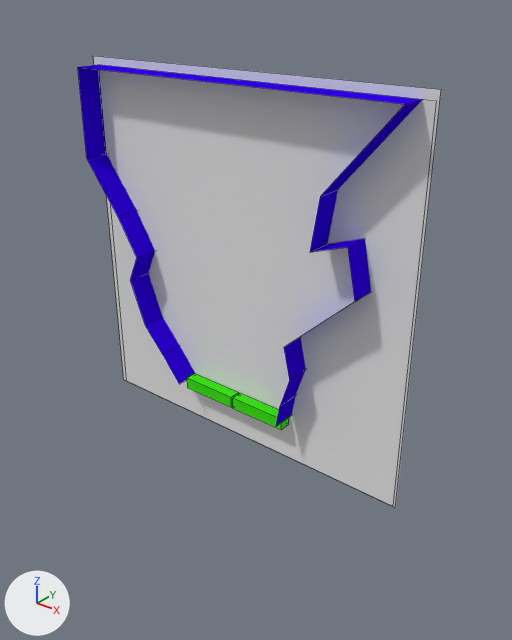
An edit to the Blender file design/blendFile/pyweek22.blend, drawn before and after from the same camera.
Both versions are drawn from a camera (50 mm lens) standing at (22.3, -26.6, 14.4) and looking at (1.3, -0.3, -2.0). Arrows for +X, +Y and +Z are at lower left; the lights stay in place. Mesh edges are drawn as thin lines.

Names of what the first picture shows: 'background', 'door_left', 'door_right', 'wall.001', 'wall.002'.
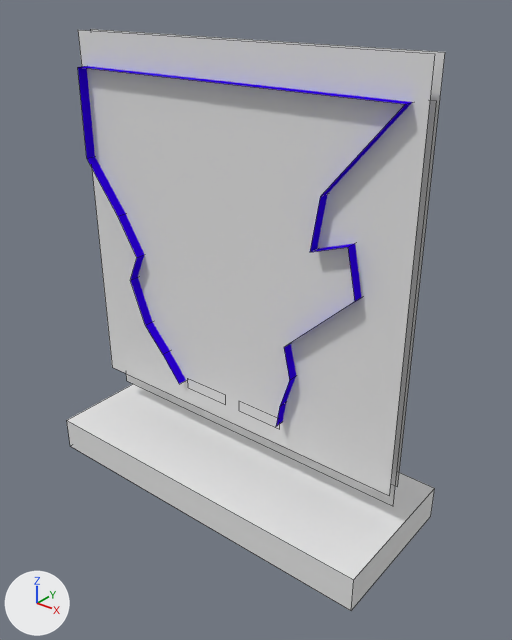
Changed parts and their boxes [x1, y1, x2, y2] in the pictures (512 x 640 px):
'wall', shown
    after: [78, 30, 435, 495]
'Counter', added
    after: [67, 384, 435, 611]
'wall.001', moved
    before: [93, 56, 441, 508]
    after: [91, 29, 445, 487]
'background', unchanged, covered by the edit
    before: [98, 64, 437, 506]
    after: [126, 100, 437, 506]

The change, as a diff of the scene's bpy script:
```diff
--- a/design/blendFile/pyweek22.blend.py
+++ b/design/blendFile/pyweek22.blend.py
@@ me_cube_002 @@
+me_cube_002.from_pydata(...)  # a box spanning x -10.6..10.6, y -4.2..4.2, z -1.0..1.0
@@ ob_wall_001 @@
 ob_wall_001 = bpy.data.objects.new('wall.001', me_plane_003)
-ob_wall_001.location = (0.0, 0.0, 0.0)
+ob_wall_001.location = (0.0, 0.0, 1.35)
@@ ob_wall @@
 ob_wall = bpy.data.objects.new('wall', me_plane_002)
-ob_wall.location = (0.0, 0.0, 0.0)
-ob_wall.hide_viewport = True
+ob_wall.location = (0.0, 0.0, 1.35)
@@ ob_counter @@
+ob_counter = bpy.data.objects.new('Counter', me_cube_002)
+ob_counter.location = (0.0, -0.44, -11.93)
```
